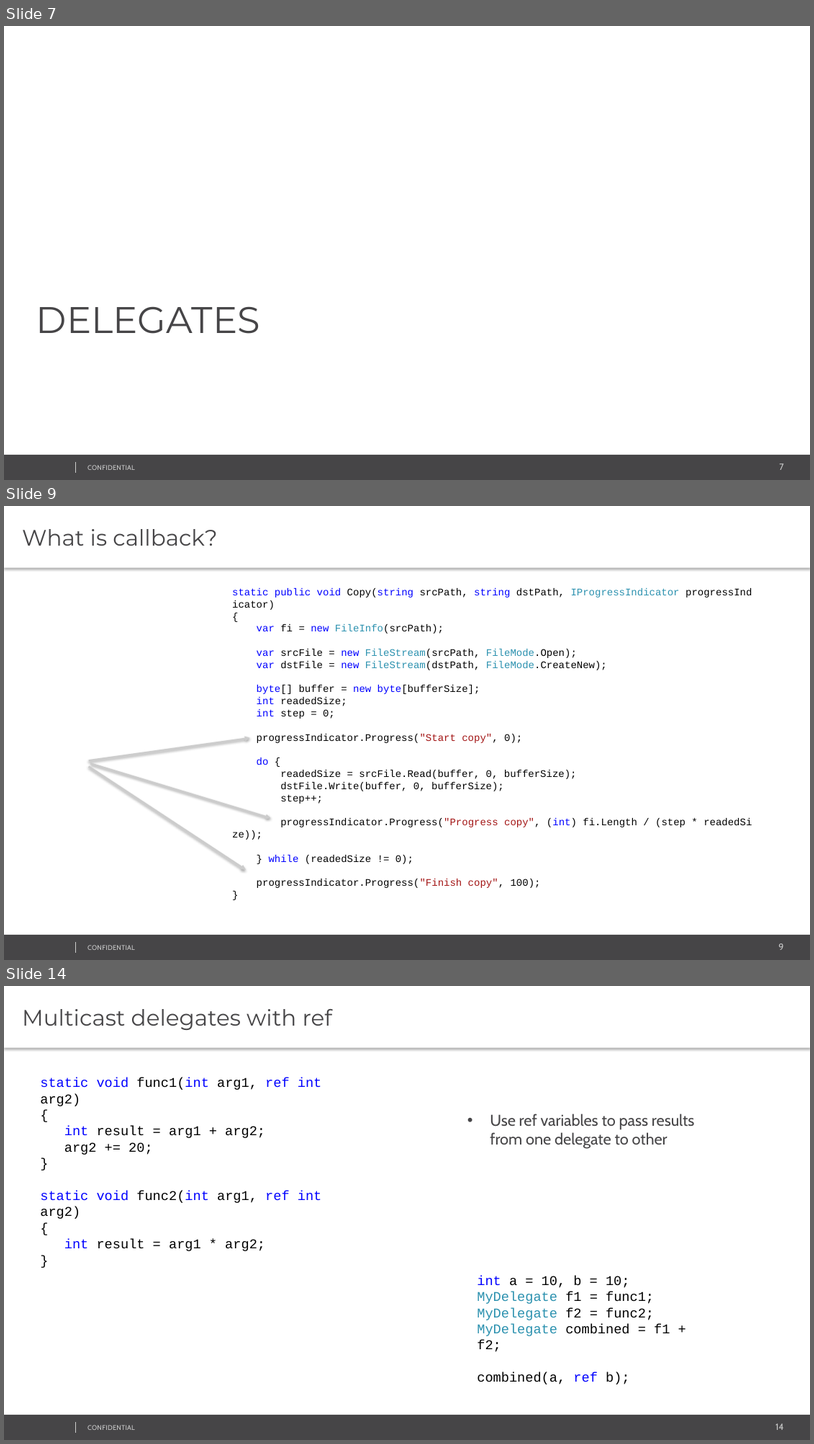
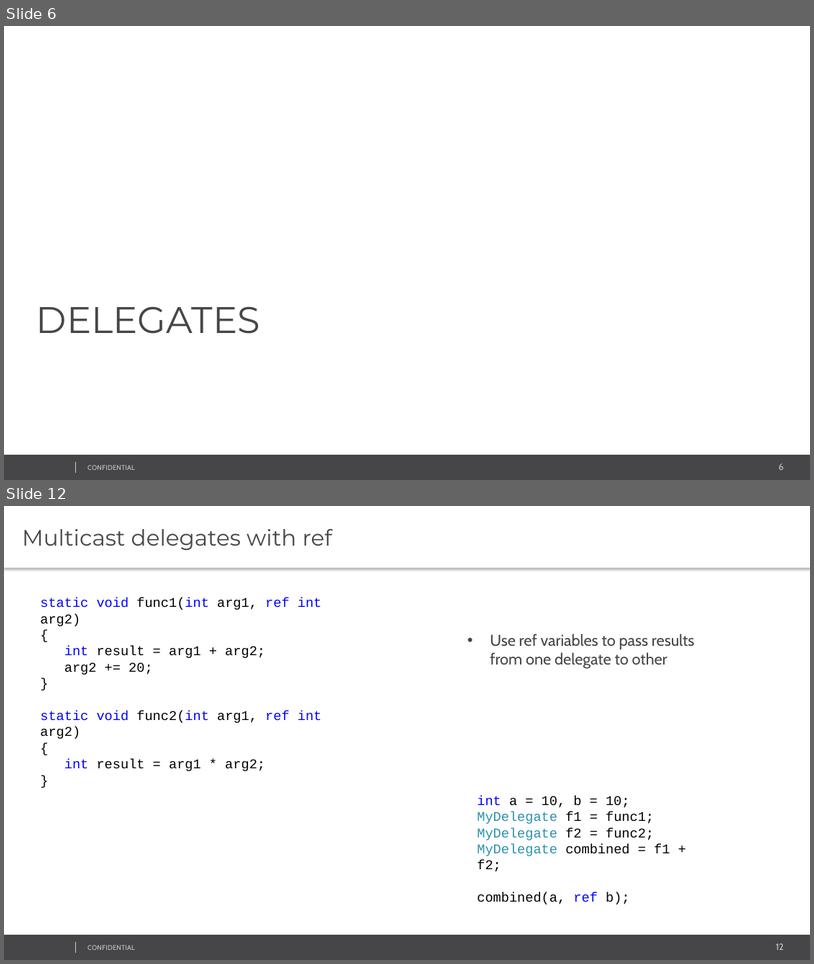
Before and after one commit to sampath42/Delegate_Events, a slide deck: M7/07 Delegates and Events.pptx. Shown one above the other, each under a label of ours: slides 7, 9 and 14 before the commit, slides 6 and 12 after it; the slides between them are not shown. The pictures are 814x1444 and 814x964 pixels, drawn with LibreOffice and Linux fonts; fonts in the diff are those of the drawing; background and template pictures are left out. Boxes give left, top, right and bottom in pixels: in the first picture for what was removed or moved away, otherwise in the second. Text is boxed around its words. In the diff, an @@ line names an element or a change of style, - is before the commit and + after.

```diff
--- a/M7/07 Delegates and Events.pptx
+++ b/M7/07 Delegates and Events.pptx
@@ slide 9 removed at (4,506,810,960), background #FFFFFF; not listed: 4 template elements that a slide beside it also shows @@
@@ text removed at (4,506,810,568) @@
-What is callback?
@@ text removed at (232,588,686,888) @@
-static public void Copy(string srcPath, string dstPath, IProgressIndicator progressIndicator)
-{
-var fi = new FileInfo(srcPath);
-var srcFile = new FileStream(srcPath, FileMode.Open);
-var dstFile = new FileStream(dstPath, FileMode.CreateNew);
-byte[] buffer = new byte[bufferSize];
-int readedSize;
-int step = 0;
-progressIndicator.Progress("Start copy", 0);
-do {
-readedSize = srcFile.Read(buffer, 0, bufferSize);
-dstFile.Write(buffer, 0, bufferSize);
-step++;
-progressIndicator.Progress("Progress copy", (int) fi.Length / (step * readedSize));
-} while (readedSize != 0);
-progressIndicator.Progress("Finish copy", 100);
-}
@@ arrow removed from (89, 761) to (250, 738) @@
@@ arrow removed from (90, 763) to (271, 818) @@
@@ arrow removed from (89, 766) to (246, 870) @@
@@ what was slide 7 is now slide 6 @@
@@ page number at (779,463,784,470): text changed @@
-7
+6
@@ what was slide 14 is now slide 12 @@
@@ page number at (777,943,784,950): text changed @@
-14
+12
```
Also in this commit, not shown: 6 slides changed, 4 slides added, 7 other slides removed, 17 other files.
